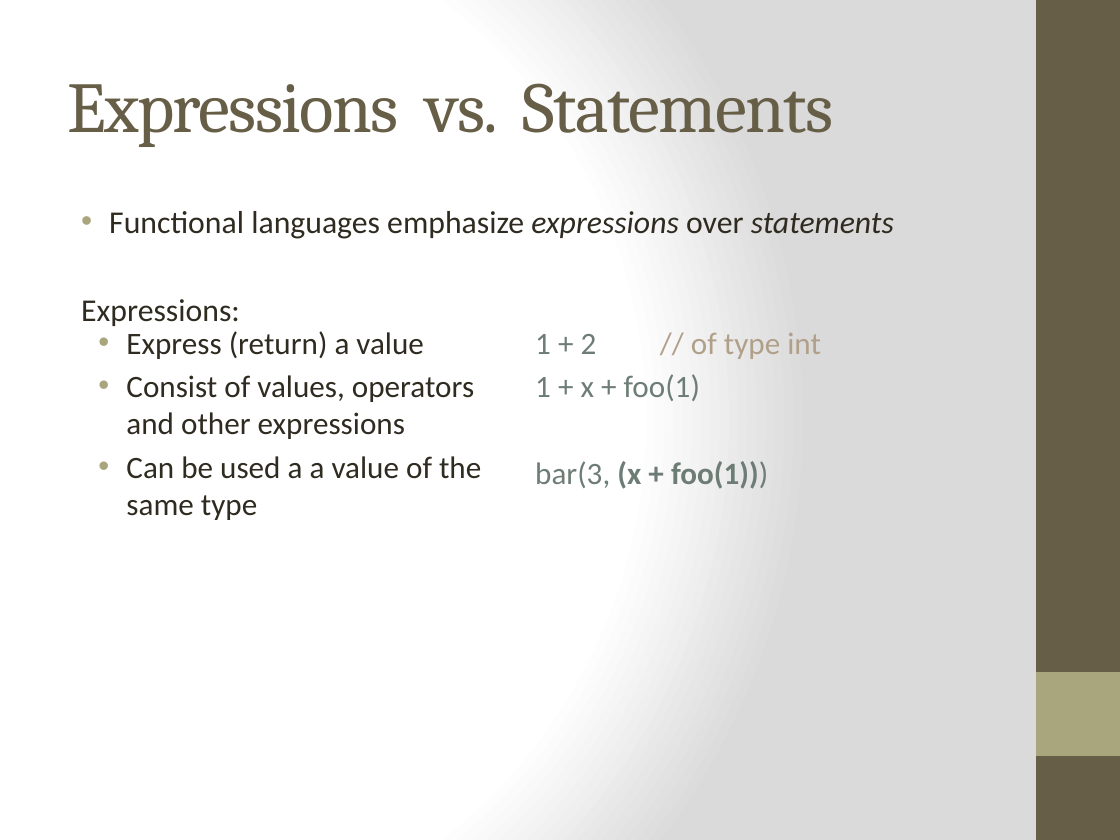
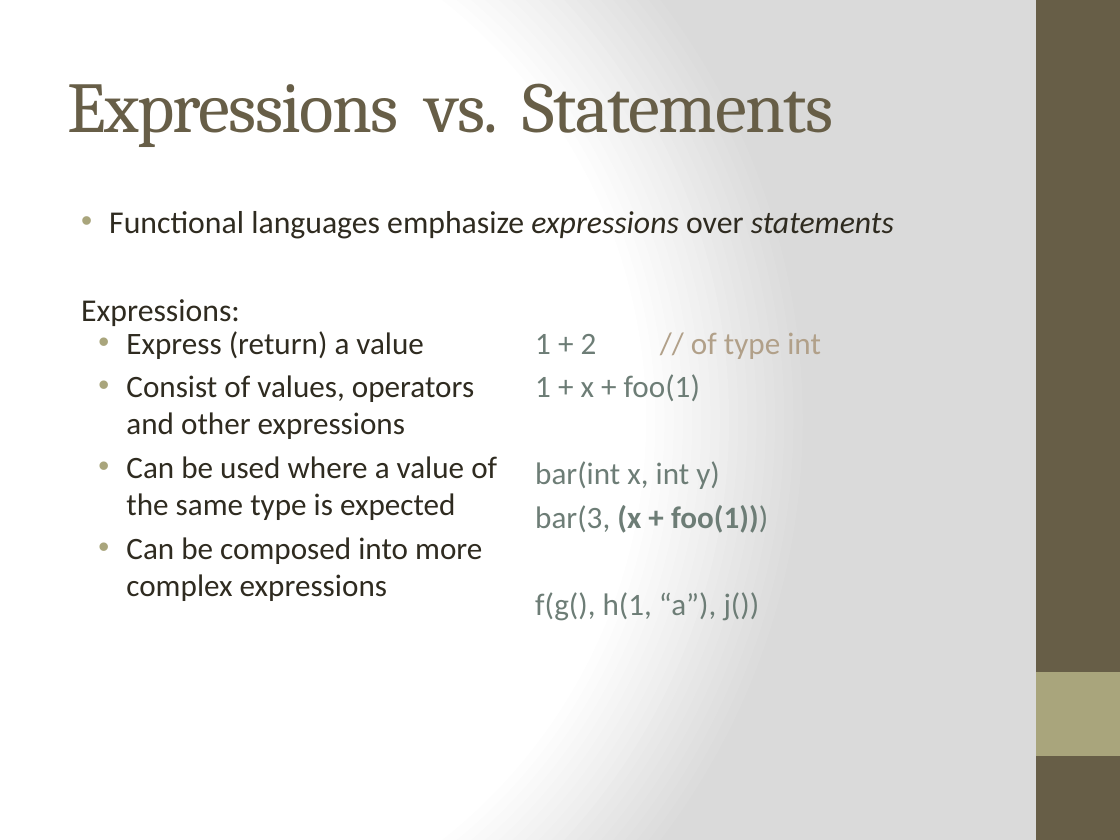
Before and after one commit to bjhartin/FoundationsOfFunctionalProgramming, a slide deck: slide 12 of FoundationsOfFunctionalProgramming.pptx. Drawn at 1120x840 pixels with LibreOffice and Linux fonts; fonts in the diff are those of the drawing. Boxes give left, top, right and bottom in pixels: in the first picture for what was removed or moved away, otherwise in the second. Text is boxed around its words. In the diff, an @@ line names an element or a change of style, - is before the commit and + after.

```diff
--- a/FoundationsOfFunctionalProgramming.pptx
+++ b/FoundationsOfFunctionalProgramming.pptx
@@ text at (126, 456, 497, 601): text changed @@
-• Can be used a a value of the same type
+• Can be used where a value of the same type is expected
+• Can be composed into more complex expressions
@@ text at (535, 461, 720, 489): paragraph added @@
+bar(int x, int y)
@@ text at (535, 592, 760, 621): paragraph added @@
+f(g(), h(1, “a”), j())
```
Also in this commit, not shown: 2 other slides changed, 2 other files.
